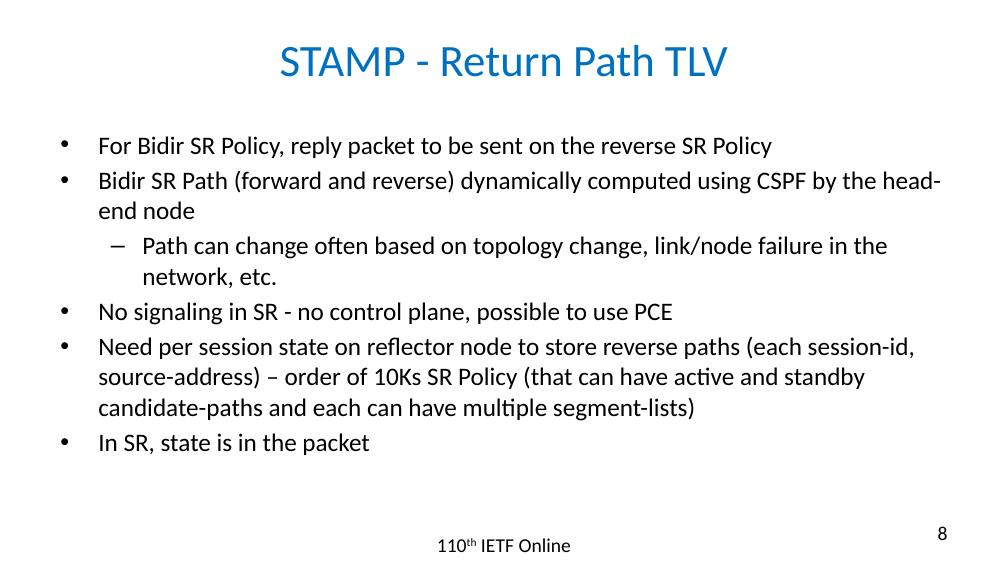
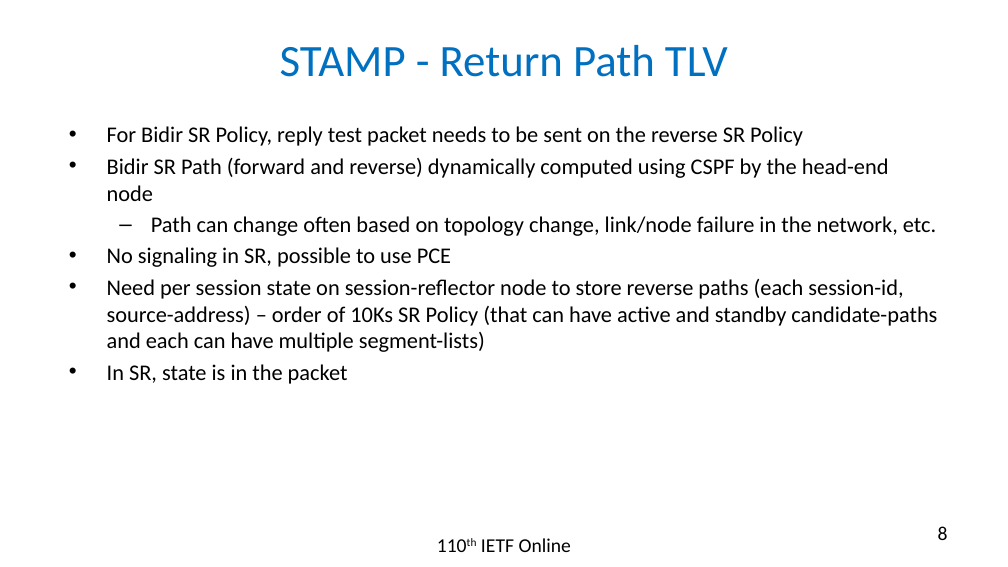
Before and after one commit to rakgandhi/ietf-slides, a slide deck: slide 8 of draft-gandhi-ippm-stamp-srpm-01.pptx. Drawn at 1008x567 pixels with LibreOffice and Linux fonts; fonts in the diff are those of the drawing. Boxes give left, top, right and bottom in pixels: in the first picture for what was removed or moved away, otherwise in the second. Text is boxed around its words. In the diff, an @@ line names an element or a change of style, - is before the commit and + after.

```diff
--- a/draft-gandhi-ippm-stamp-srpm-01.pptx
+++ b/draft-gandhi-ippm-stamp-srpm-01.pptx
@@ text "For Bidir SR Policy, reply ...": place and size @@
-text "For Bidir SR Policy, reply ..." at bbox=[98, 136, 941, 455]
+text "For Bidir SR Policy, reply ..." at bbox=[107, 126, 937, 384]
@@ text at bbox=[107, 126, 803, 146]: text changed; size 18 to 16 pt @@
-• For Bidir SR Policy, reply packet to be sent on the reverse SR Policy
+• For Bidir SR Policy, reply test packet needs to be sent on the reverse SR Policy
@@ text at bbox=[107, 158, 936, 384]: size 18 to 16 pt in "Bidir SR Path (forward and reverse) dynamically ...", "Path can change often based on topology ...", "In SR, state is in the packet" @@
@@ text at bbox=[107, 247, 937, 352]: text changed; size 18 to 16 pt @@
-• No signaling in SR - no control plane, possible to use PCE
-• Need per session state on reflector node to store reverse paths (each session-id, source-address) – order of 10Ks SR Policy (that can have active and standby candidate-paths and each can have multiple segment-lists)
+• No signaling in SR, possible to use PCE
+• Need per session state on session-reflector node to store reverse paths (each session-id, source-address) – order of 10Ks SR Policy (that can have active and standby candidate-paths and each can have multiple segment-lists)
```
Also in this commit, not shown: 5 other slides changed, 1 other file.
